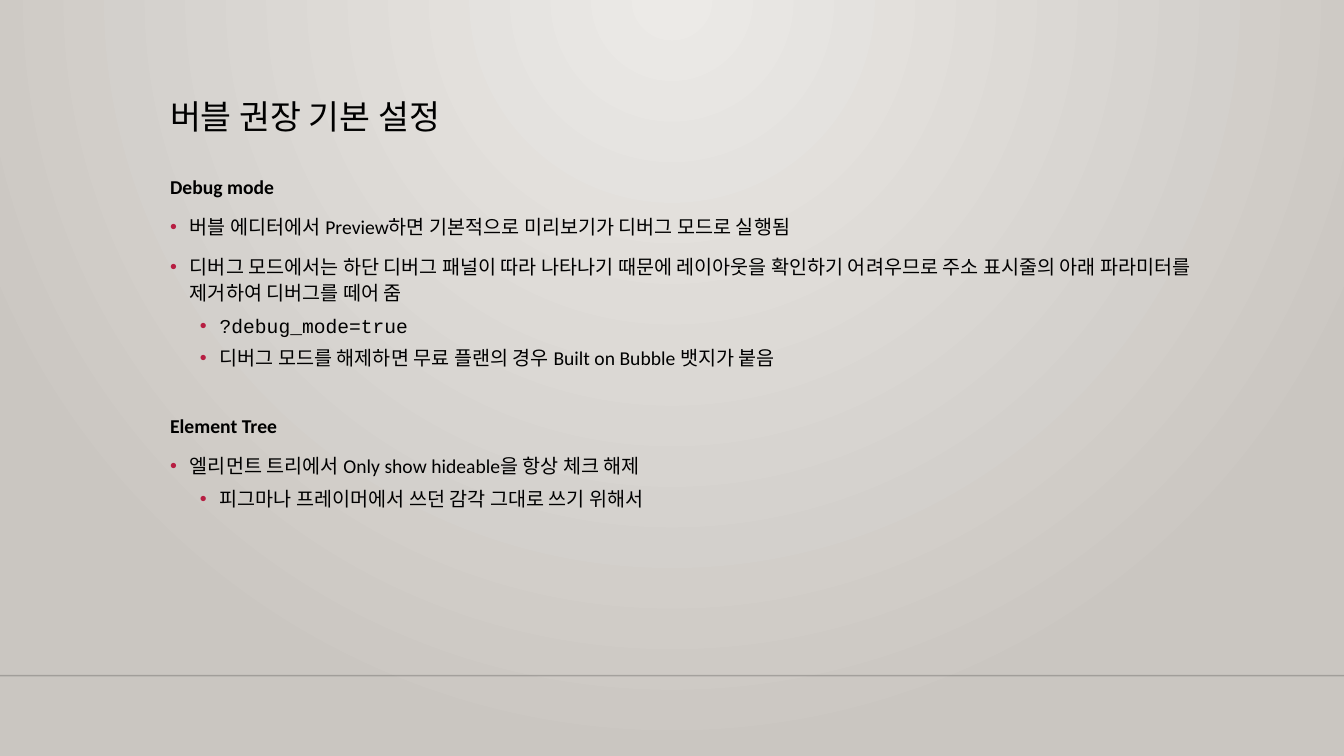
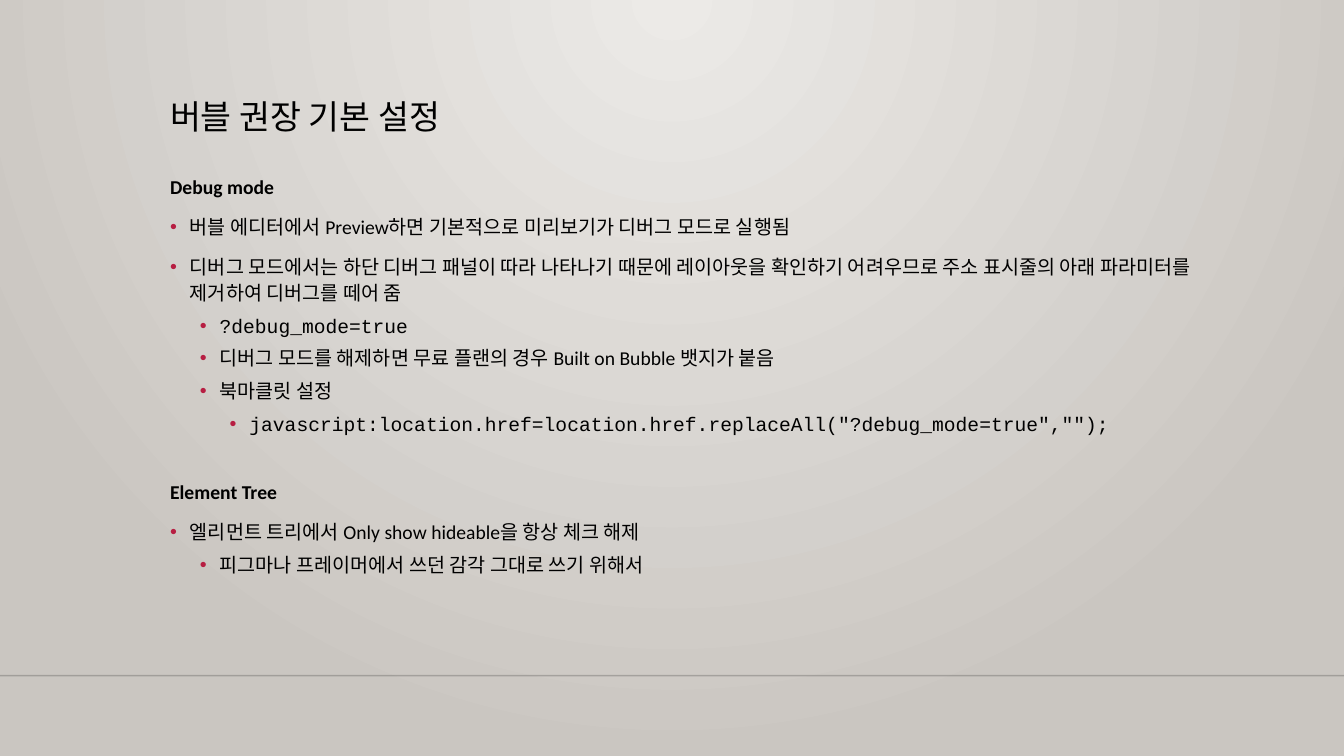
Before and after one commit to m00nlygreat/obsidian-vault, a slide deck: slide 5 of 노코드 엔지니어링/노코드 최강자 버블.pptx. Drawn at 1344x756 pixels with LibreOffice and Linux fonts; fonts in the diff are those of the drawing; background and template pictures are left out. Boxes give left, top, right and bottom in pixels: in the first picture for what was removed or moved away, otherwise in the second. Text is boxed around its words. In the diff, an @@ line names an element or a change of style, - is before the commit and + after.

Commit message:
백업 완료: 2023-11-26 06:45:21
Affected files:
노코드 엔지니어링/노코드 최강자 버블.md
노코드 엔지니어링/노코드 최강자 버블.pptx

```diff
--- a/노코드 엔지니어링/노코드 최강자 버블.pptx
+++ b/노코드 엔지니어링/노코드 최강자 버블.pptx
@@ text at [220,381,1108,435]: paragraphs added @@
+  • 북마클릿 설정
+    • javascript:location.href=location.href.replaceAll("?debug_mode=true","");
```
Also in this commit, not shown: 2 slides added, 1 other file.
